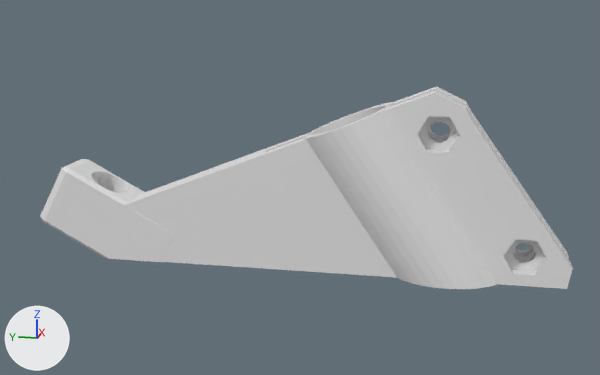
The Blender file sling/intercooler_mount/intercooler_mount.blend, before and after one commit.
Before and after are seen from a 50 mm camera at (-212.2, -97.7, 69.2) aimed at (0.0, -55.2, 16.1). Arrows for +X, +Y and +Z are at lower left; the lights stay in place.
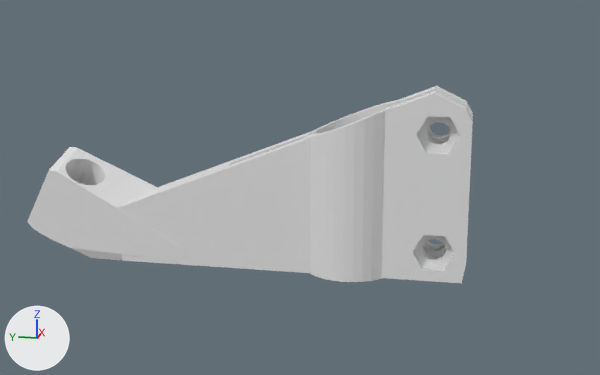
Not drawn themselves, but carrying or shaping drawn objects: ob_cylinder, ob_cylinder_002, ob_cube_003, ob_cylinder_001, ob_cylinder_003, ob_cylinder_004, ob_cylinder_005, ob_cube_004, ob_cube_005, ob_cube_006.

Changed parts and their boxes (x1, y1, x2, y2) in the pictures (600 x 375 px; the box of a moved part takes in the faces that stretch with it):
'Cube', reshaped, mesh rescaled, modifiers changed (16% narrower): before (40, 86, 573, 289); after (27, 86, 473, 283)
part 1 of me_cube, moved or reshaped: before (125, 86, 573, 289); after (120, 86, 473, 283)
part 2 of me_cube_001, moved or reshaped: before (40, 159, 174, 262); after (47, 147, 188, 264)

What changed in the scene script:
```text
Change me_cube:
    used by ob_cube; location = (0.0, 0.0, 0.0); scale = (5.4, 5.0, 5.0)
    remove me_cube.from_pydata(...)  # 77 vertices, 76 faces; spans x -1.3..1.3, y -25.1..-1.4, z -1.0..8.6
    add me_cube.from_pydata(...)  # 77 vertices, 76 faces; spans x -1.5..1.5, y -19.9..-1.4, z -1.0..8.6
    me_cube part 1: 68 of 77 vertices moved; they spanned x -1.3..1.3, y -25.1..-1.4, z -1.0..8.6 and now span x -1.5..1.5, y -19.9..-1.4, z -1.0..8.6; mean shift (0.0, 1.1, 0.0); largest move (1.3, -24.9, -1.0) -> (1.5, -19.7, -1.0)
Change me_cube_001:
    where me_cube_001.from_pydata(...)  # 8 vertices, 6 faces; spans x -1.0..1.0, y -1.0..1.0, z -1.0..1.0
    used by ob_cube_004; location = (0.0, -2.883, 3.901); rotation_euler = (0.488, 0.0, 0.0), in degrees (28, 0, 0); scale = (6.9, 19.1, -8.99)
    me_cube_001 part 2: the whole mesh is scaled about its middle by (1.5, 1, 1)
Change ob_cube:
    add _m = ob_cube.modifiers.new('Boolean.010', 'BOOLEAN')
    add _m.object = ob_cube_005
    add _m = ob_cube.modifiers.new('Boolean.011', 'BOOLEAN')
    add _m.object = ob_cube_006
Change ob_cylinder:
    ob_cylinder.location: (0.177, -88.98, 3.574) -> (0.177, -68.93, 6.33)
    ob_cylinder.rotation_euler: (-0.597, 0.0, 0.0) -> (-0.00128, 0.0, 0.0)  # degrees (-34, 0, 0) -> degrees (-0.1, 0, 0)
Change ob_cylinder_002:
    ob_cylinder_002.location: (0.177, -80.89, 15.3) -> (0.177, -68.81, 20.58)
    ob_cylinder_002.rotation_euler: (-0.597, 0.0, 0.0) -> (-0.00128, 0.0, 0.0)  # degrees (-34, 0, 0) -> degrees (-0.1, 0, 0)
Change ob_cube_003:
    ob_cube_003.location: (0.0, -131.9, 12.08) -> (0.0, -122.0, 12.08)
    ob_cube_003.scale: (1.85, -86.0, 52.6) -> (2.43, -86.0, 52.6)
Change ob_cylinder_001:
    ob_cylinder_001.location: (0.0, 7.361, -0.816) -> (2.225, 12.56, 4.958)
    ob_cylinder_001.rotation_euler: (0.488, 0.0, 0.0) -> (0.491, -0.312, -0.0188)  # degrees (28, 0, 0) -> degrees (28, -18, -1.1)
Change ob_cylinder_003:
    ob_cylinder_003.scale: (2.75, 2.75, 55.3) -> (2.9, 2.9, 55.3)
    where _m = ob_cylinder_003.modifiers.new('Array', 'ARRAY')
    _m.relative_offset_displace: (5.5, -4.1, 0.0) -> (5.21, 0.0, 0.0)
Change ob_cylinder_004:
    ob_cylinder_004.location: (0.0, -1.109, 15.13) -> (-2.82, 4.138, 20.11)
    ob_cylinder_004.rotation_euler: (0.488, 0.0, 0.0) -> (0.491, -0.312, -0.0188)  # degrees (28, 0, 0) -> degrees (28, -18, -1.1)
Change ob_cylinder_005:
    ob_cylinder_005.location: (-10.29, -91.45, 32.9) -> (-12.1, -91.45, 32.9)
    ob_cylinder_005.scale: (0.649, 0.649, 0.649) -> (0.67, 0.67, 0.67)
    where _m = ob_cylinder_005.modifiers.new('Array', 'ARRAY')
    _m.relative_offset_displace: (3.37, -2.17, 0.0) -> (3.264, 0.0, 0.0)
Change ob_cube_004:
    ob_cube_004.location: (0.0, -2.883, 3.901) -> (0.595, -2.888, 3.994)
    ob_cube_004.rotation_euler: (0.488, 0.0, 0.0) -> (0.491, -0.312, -0.0188)  # degrees (28, 0, 0) -> degrees (28, -18, -1.1)
    ob_cube_004.scale: (6.9, 19.1, -8.99) -> (6.9, 22.2, -8.99)
Add ob_cube_006:
    ob_cube_006 = bpy.data.objects.new('Cube.006', me_cube_001.copy())  # the mesh of ob_cube_004
    ob_cube_006.location = (19.08, -8.484, 4.723)
    ob_cube_006.scale = (10.9, 45.7, 24.8)
    ob_cube_006.hide_set(True)
Add ob_cube_005:
    ob_cube_005 = bpy.data.objects.new('Cube.005', me_cube_001.copy())  # the mesh of ob_cube_004
    ob_cube_005.location = (-18.97, -8.484, 4.723)
    ob_cube_005.scale = (10.9, 45.7, 24.8)
    ob_cube_005.hide_set(True)
```
